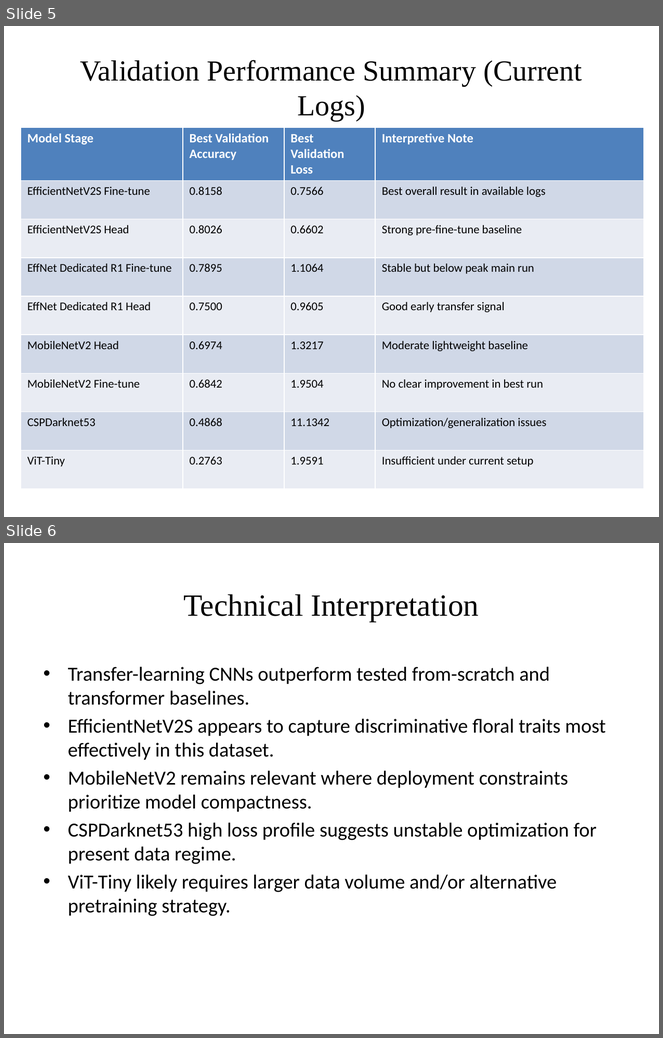
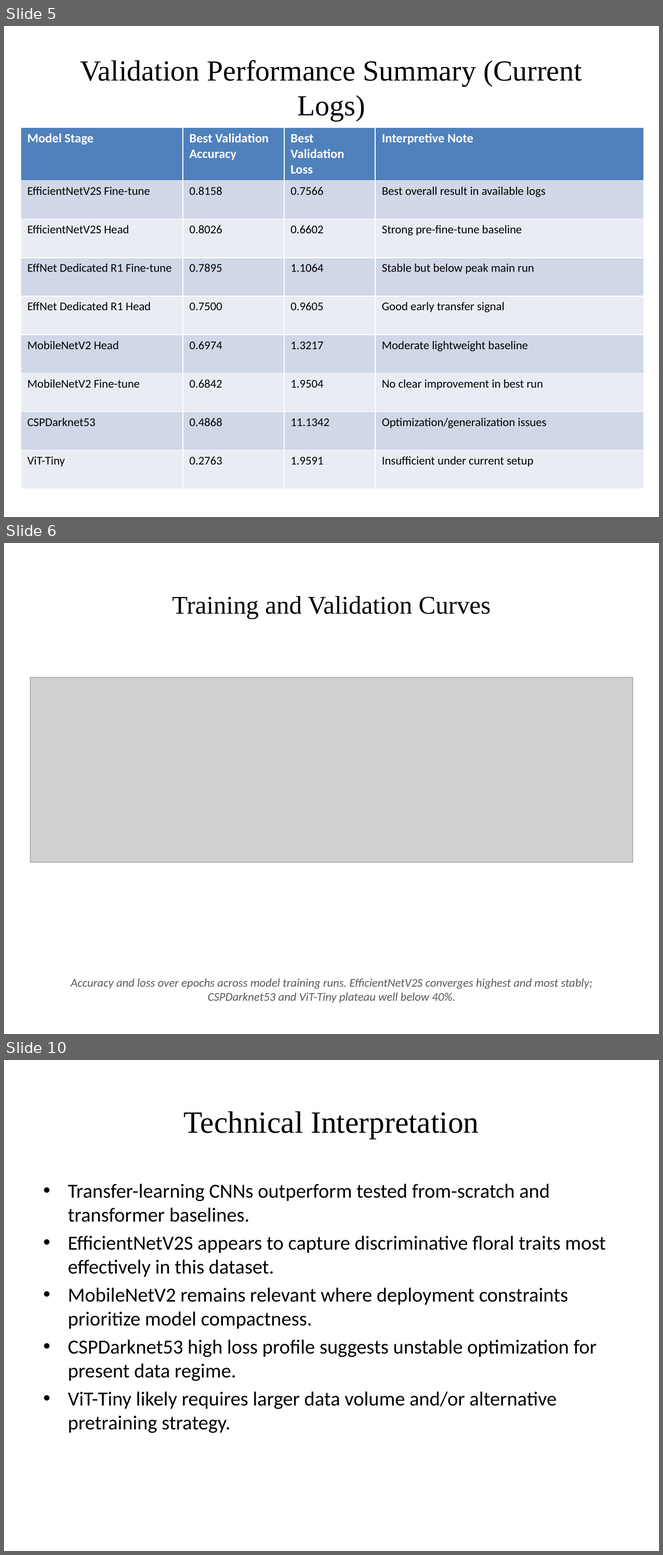
Before and after one commit to IritaSee/anggrek, a slide deck: docs/coelogyne_results_botany_academic.pptx. Shown one above the other, each under a label of ours: slides 5 and 6 before the commit, slides 5, 6 and 10 after it; the slides between them are not shown. The pictures are 663x1038 and 663x1555 pixels, drawn with LibreOffice and Linux fonts; fonts in the diff are those of the drawing; grey boxes stand for pictures. Boxes give left, top, right and bottom in pixels: in the first picture for what was removed or moved away, otherwise in the second. Text is boxed around its words. In the diff, an @@ line names an element or a change of style, - is before the commit and + after.

```diff
--- a/docs/coelogyne_results_botany_academic.pptx
+++ b/docs/coelogyne_results_botany_academic.pptx
@@ slide 6 added at box(4, 543, 659, 1034), background #FFFFFF @@
@@ title added at box(172, 596, 491, 619), 28 pt, text #000000 @@
+Training and Validation Curves
@@ picture added at box(30, 677, 633, 862) @@
@@ text added at box(71, 979, 593, 1003), 13 pt, text #595959, italic @@
+Accuracy and loss over epochs across model training runs. EfficientNetV2S converges highest and most stably; CSPDarknet53 and ViT-Tiny plateau well below 40%.
@@ what was slide 6 is now slide 10 @@
```
Also in this commit, not shown: 3 other slides added.
